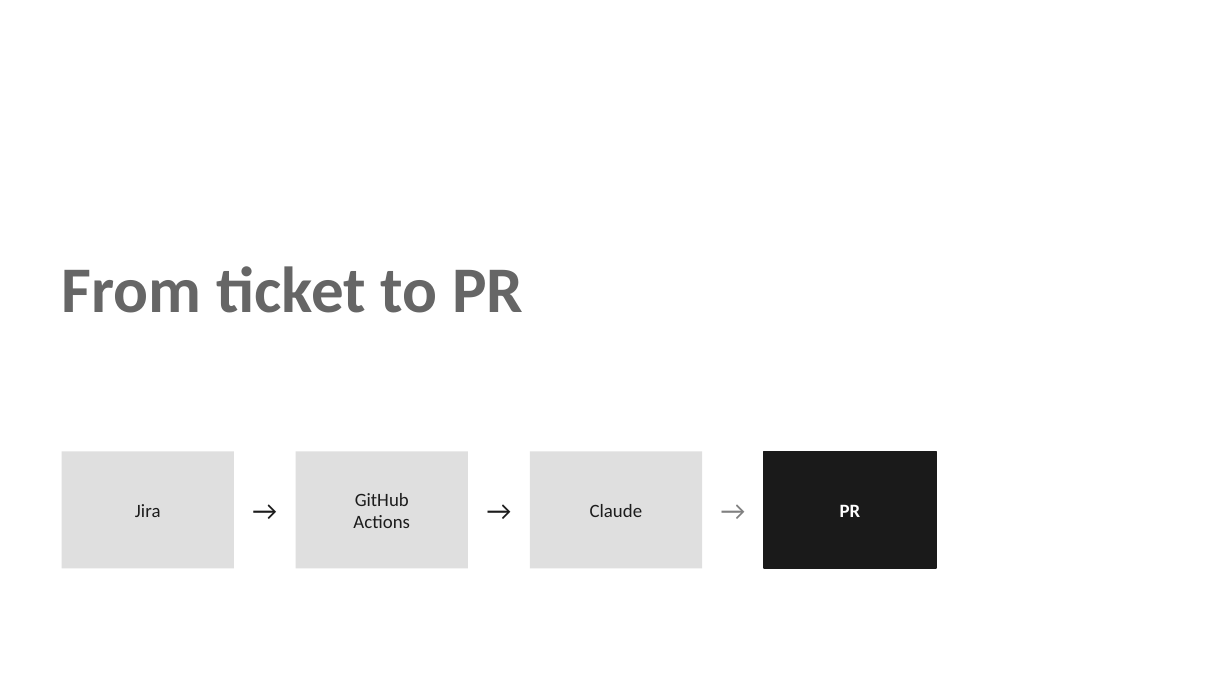
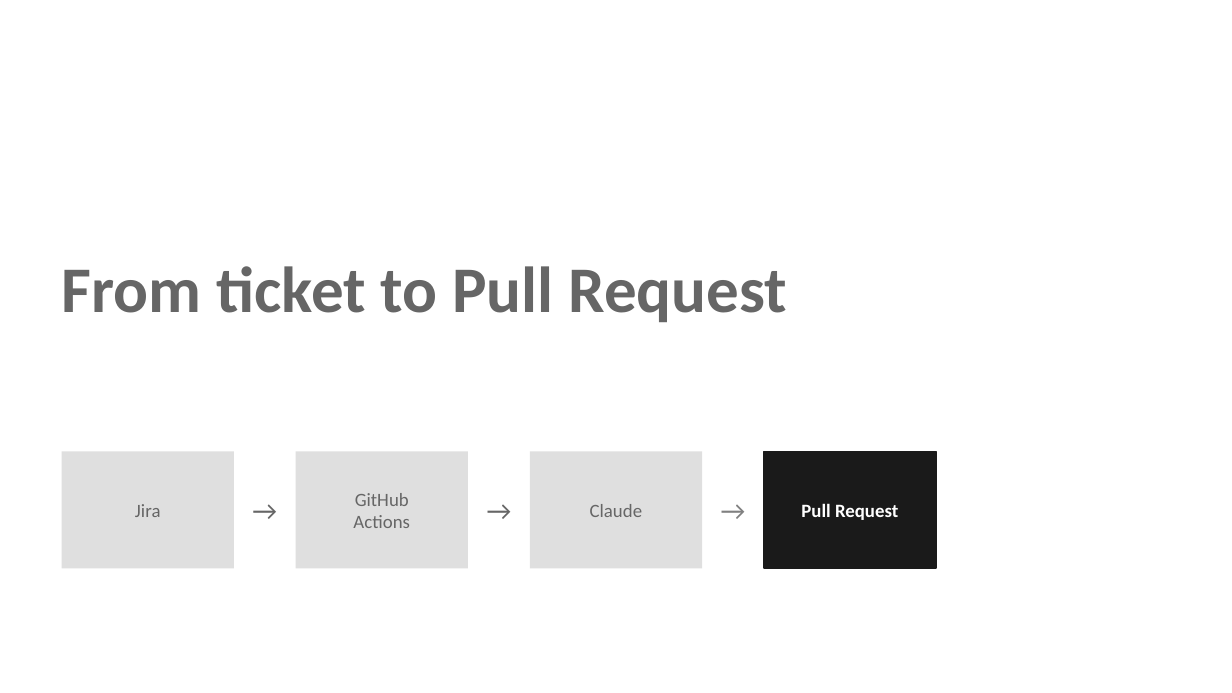
Before and after one commit to smsilva/wasp-agent, a slide deck: slide 11 of docs/presentations/2026-06-15-jira-coding-agent.pptx. Drawn at 1232x693 pixels with LibreOffice and Linux fonts; fonts in the diff are those of the drawing; background and template pictures are left out. Boxes give left, top, right and bottom in pixels: in the first picture for what was removed or moved away, otherwise in the second. Text is boxed around its words. In the diff, an @@ line names an element or a change of style, - is before the commit and + after.

```diff
--- a/docs/presentations/2026-06-15-jira-coding-agent.pptx
+++ b/docs/presentations/2026-06-15-jira-coding-agent.pptx
@@ text at box(62, 266, 787, 322): text changed @@
-From ticket to PR
+From ticket to Pull Request
@@ text colour #1C1C1C to #666666 in 5 elements at box(135, 504, 161, 517), box(353, 493, 410, 528), box(590, 504, 643, 517), box(234, 451, 296, 568), box(468, 451, 530, 568) @@
@@ text at box(801, 503, 898, 520): text changed @@
-PR
+Pull Request
```
Also in this commit, not shown: 19 other slides changed.
